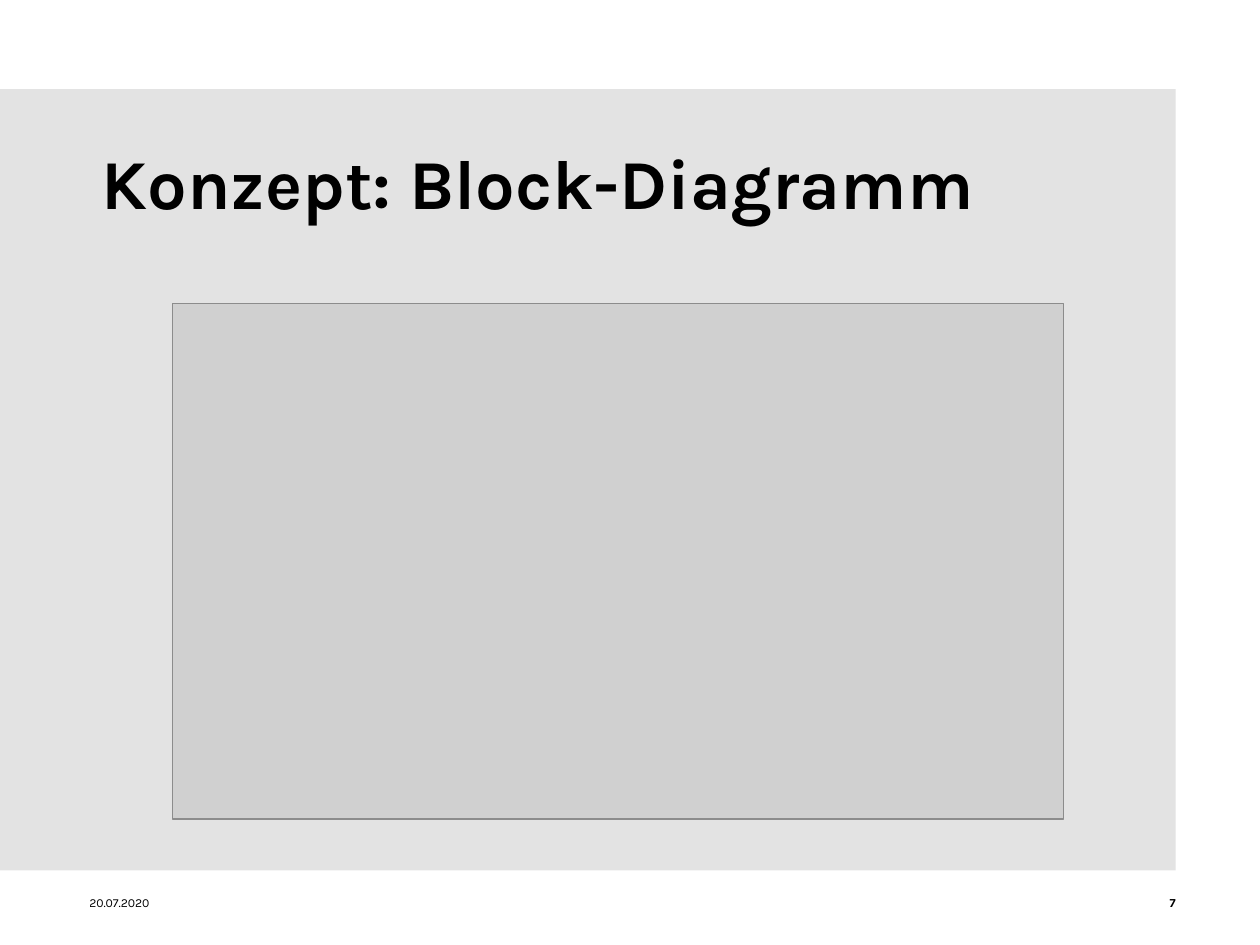
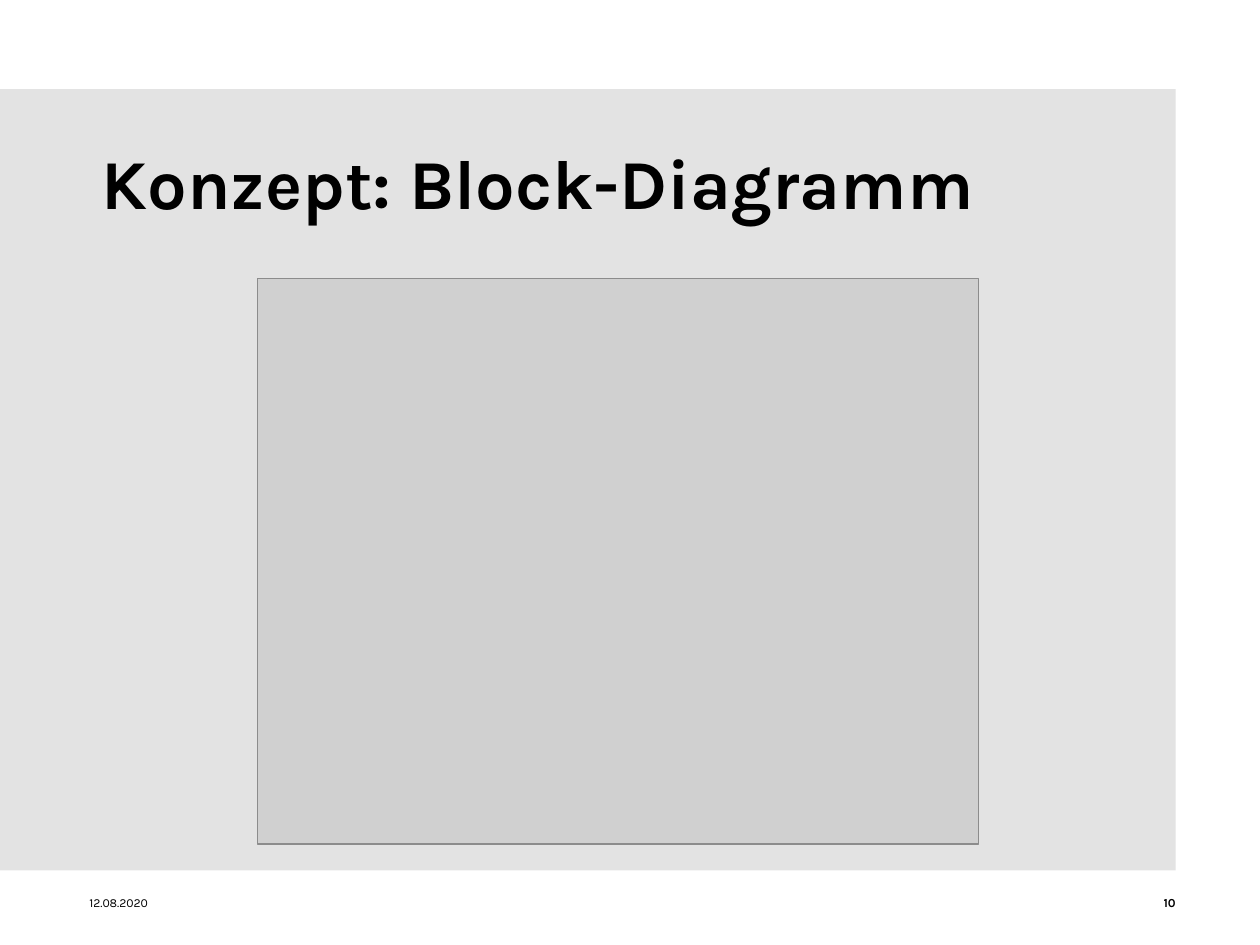
Before and after one commit to Domenic0312/AngewandteElektrotechnik, a slide deck: slide 10 of Präsentation/Präsentation_Rescue_Robot_Gruppe_3.pptx (slide 7 before the commit). Drawn at 1260x945 pixels with LibreOffice and Linux fonts; fonts in the diff are those of the drawing; grey boxes stand for pictures; background and template pictures are left out. Boxes give left, top, right and bottom in pixels: in the first picture for what was removed or moved away, otherwise in the second. Text is boxed around its words. In the diff, an @@ line names an element or a change of style, - is before the commit and + after.

```diff
--- a/Präsentation/Präsentation_Rescue_Robot_Gruppe_3.pptx
+++ b/Präsentation/Präsentation_Rescue_Robot_Gruppe_3.pptx
@@ picture: place and size @@
-picture at bbox=[173, 304, 1063, 819]
+picture at bbox=[257, 278, 979, 844]
@@ text at bbox=[89, 899, 148, 907]: text changed @@
-20.07.2020
+12.08.2020
@@ page number at bbox=[1164, 899, 1176, 907]: text changed @@
-7
+10
```
Also in this commit, not shown: 10 other slides changed, 4 slides added.
